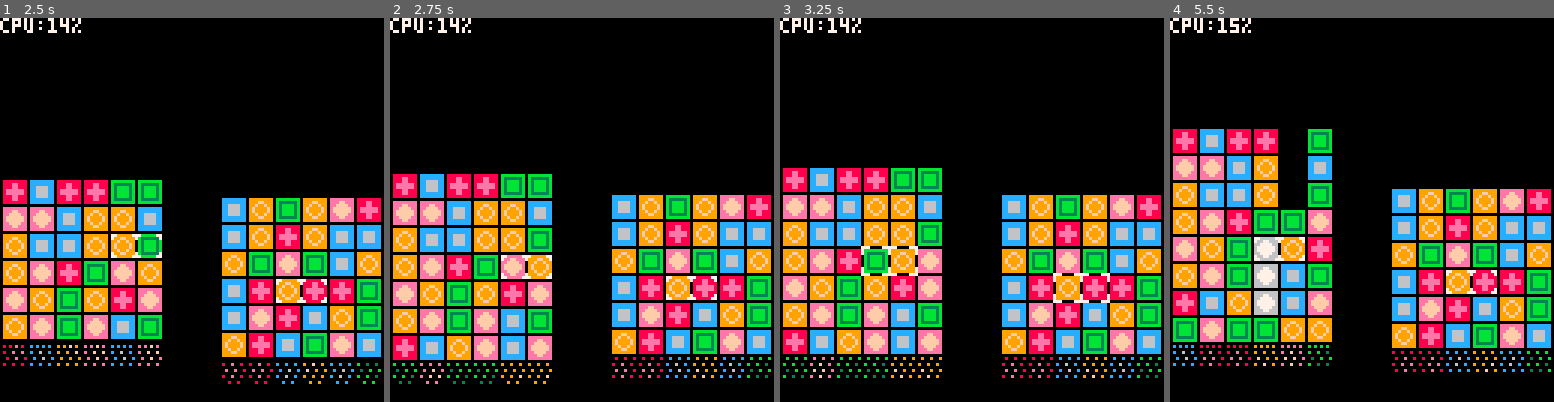
Above: before the commit, frames 1-4 (left to right).
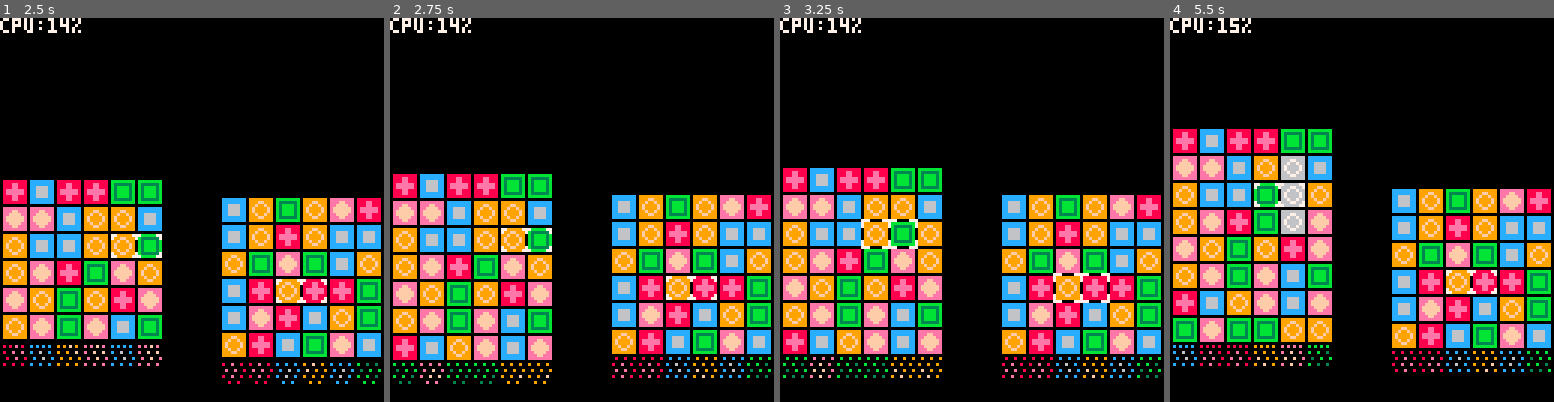
Above: after the commit, the same moments.

Repository: stevelavietes/pico8carts
Game: PICO-8 cartridge pa.p8
Two runs of this game, one before a commit and one after it. Both use one fixed random seed, a clock stepped at 60 frames per second and the inputs below.
Inputs:
- Up to frame 1 (2.5 s): tap X (X key) at 0.33, 1.07, 1.85 s; tap O (Z key) at 0.7, 1.7, 2.1 s; hold Right 1.6-2.1 s; hold Up 2.15-2.42 s; hold Right from 2.47 s (still down)
- Up to frame 2 (2.75 s): keep holding Right; tap O (Z key) at 2.5 s
- Up to frame 3 (3.25 s): tap O (Z key) at 2.9 s; tap X (X key) at 2.97 s; release Right at 3.03 s; hold Left from 3.08 s (still down)
- Up to frame 4 (5.5 s): tap O (Z key) every 0.4 s from 3.3 to 5.3 s; release Left at 3.58 s; hold Down 3.63-3.97 s; hold Right 4.02-4.68 s; tap X (X key) at 4.08, 5.2 s; hold Up 4.73-5.03 s; hold Left from 5.08 s (still down)

Frame 1 is identical in both runs. In frame 2, 0.2% of the frame differs, in the area x 28-43%, y 54-68%; in frame 3, 1.7%; in frame 4, 4.3%, in the area x 21-43%, y 28-78%.

Commit message:
correctly offsets cursor position on raise

Diff:
--- a/pa.p8
+++ b/pa.p8
@@ -106,6 +106,9 @@
   b.o=0
   del(b.t, b.t[1])
   add(b.t, make_row(b.w,false))
+  if b.cy>0 then
+   b.cy-=1
+  end
  end
  input_board(b)
  scan_board(b)
